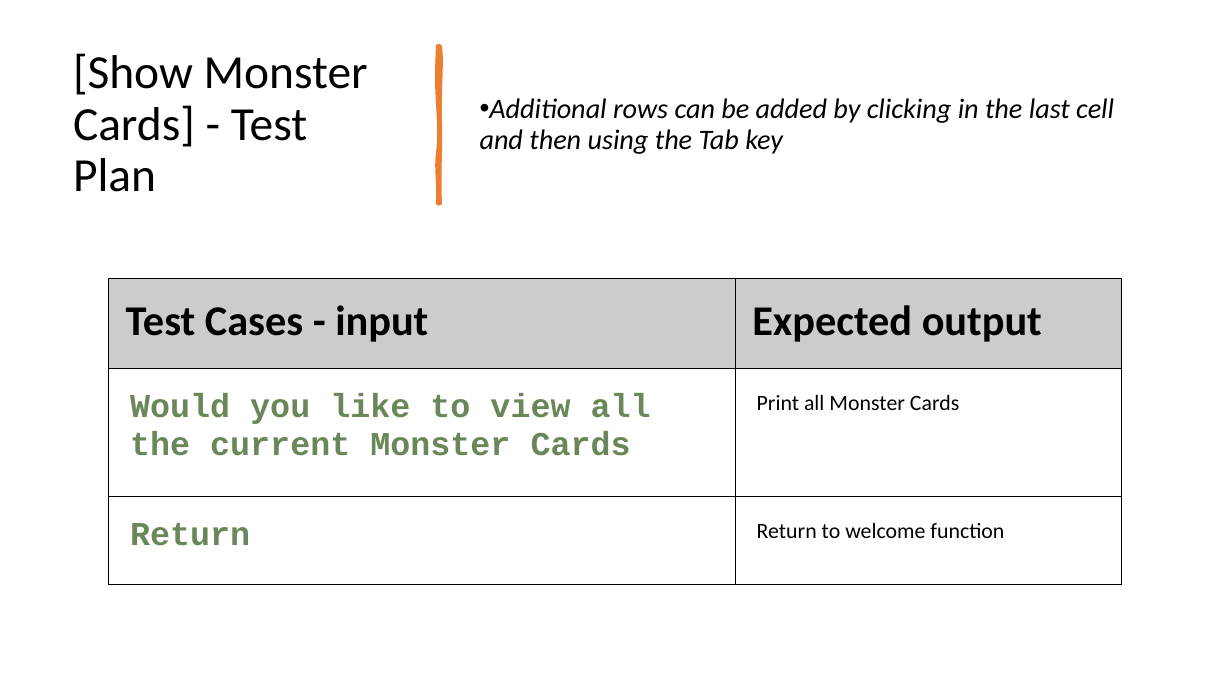
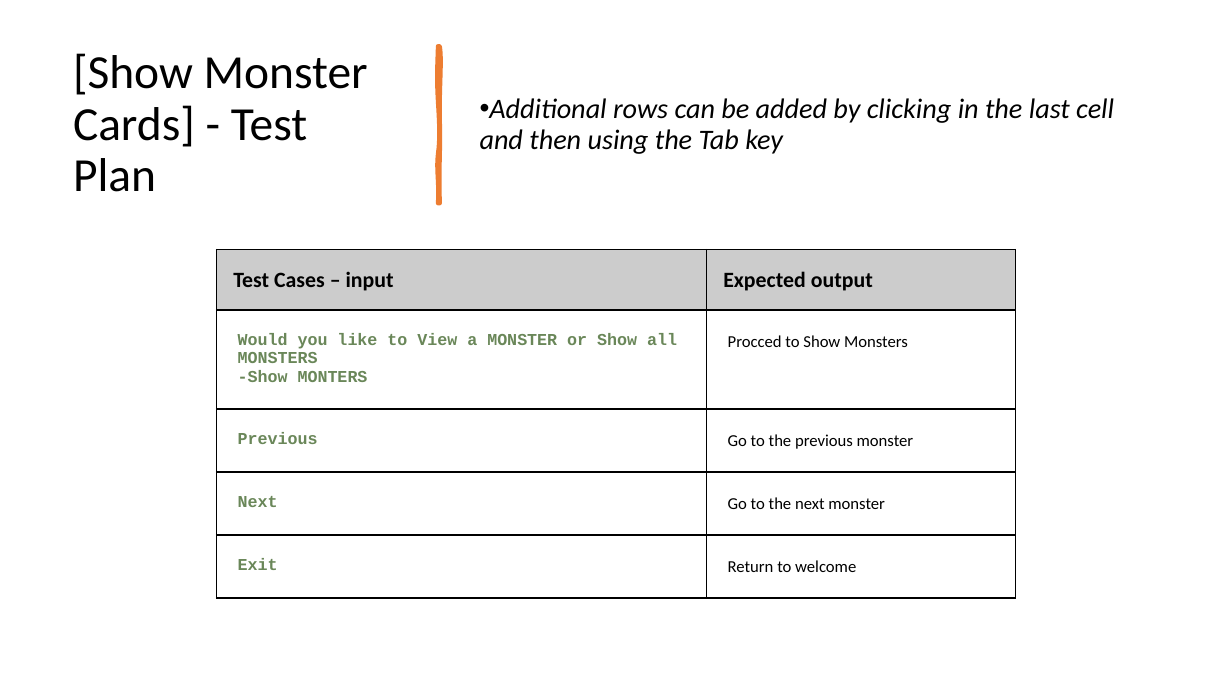
Before and after one commit to peter123321123321/Monster-Cards-Internal, a slide deck: slide 23 of 2.7 and 2.8 Documentation Template.pptx. Drawn at 1232x693 pixels with LibreOffice and Linux fonts; fonts in the diff are those of the drawing. Boxes give left, top, right and bottom in pixels: in the first picture for what was removed or moved away, otherwise in the second. Text is boxed around its words. In the diff, an @@ line names an element or a change of style, - is before the commit and + after.

```diff
--- a/2.7 and 2.8 Documentation Template.pptx
+++ b/2.7 and 2.8 Documentation Template.pptx
@@ table at box(216, 250, 1016, 601) @@
-row 1: Test Cases - input | Expected output
-row 2: Would you like to view all the current Monster Cards | Print all Monster Cards
-row 3: Return | Return to welcome function
+row 1: Test Cases – input | Expected output
+row 2: Would you like to View a MONSTER or Show all MONSTERS / -Show MONTERS | Procced to Show Monsters
+row 3: Previous | Go to the previous monster
+row 4: Next | Go to the next monster
+row 5: Exit | Return to welcome
@@ table: place and size @@
-table at box(109, 278, 1122, 584)
+table at box(216, 250, 1016, 601)
```
Also in this commit, not shown: 9 other slides changed, 2 slides added, 1 slide removed, 5 other files.
